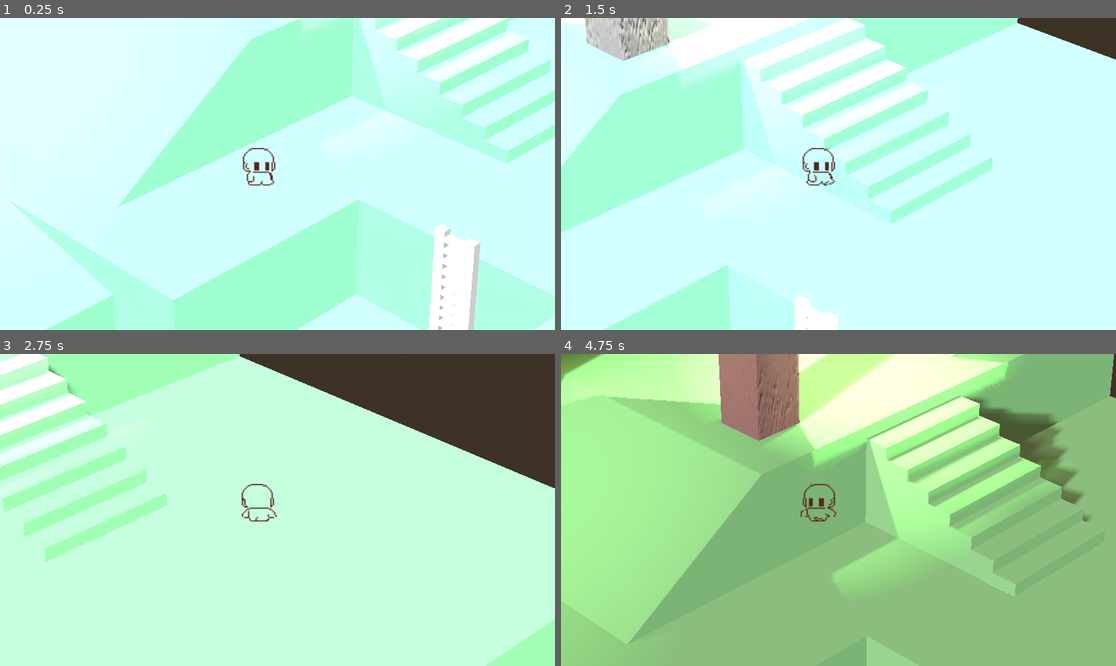
Above: before the commit, frames 1-4 (two rows, left to right).
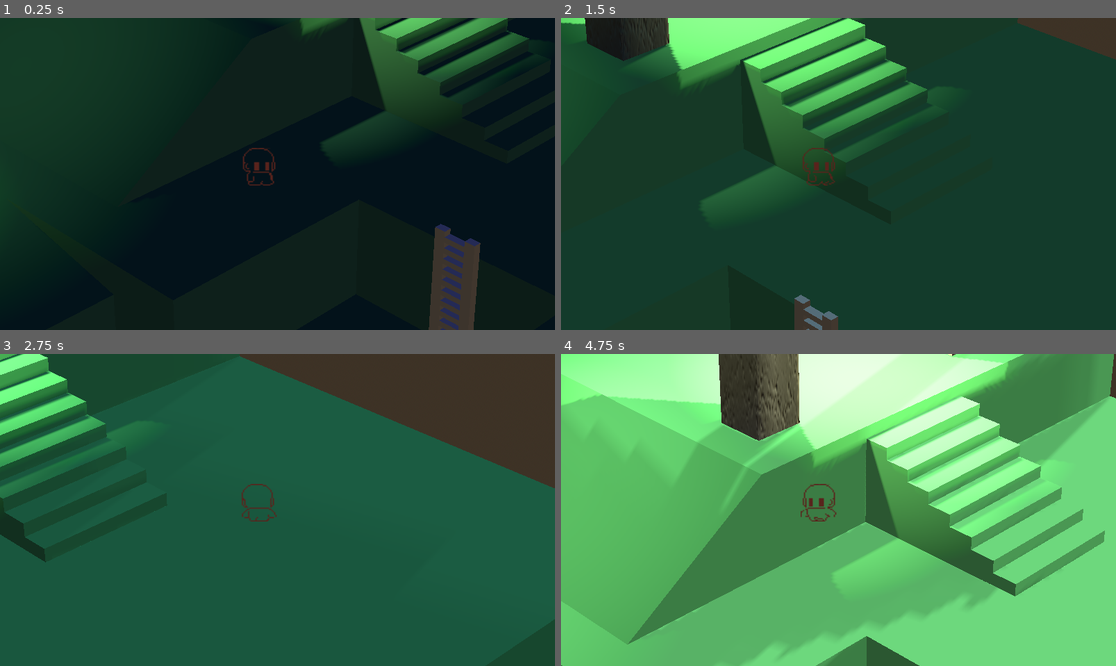
Above: after the commit, the same moments.

Repository: NiJingzhe/Travellers
Game: Godot game, scene res://scenes/test_world.tscn
The game is run twice, just before and just after one commit, with the same random seed, the same clock (stepped at 60 frames per second) and the same inputs. The engine's default icon, where the game draws it, is replaced by a stand-in: a white triangle on a blue panel in a dark square.
Inputs:
- Up to frame 1 (0.25 s): no input
- Up to frame 2 (1.5 s): tap Enter (ui_accept) at 0.5, 0.77 s; hold D (walk_right) 0.53-1.28 s; hold S (walk_down) from 1.28 s (still down)
- Up to frame 3 (2.75 s): tap Enter (ui_accept) at 1.52 s; release S (walk_down) at 2.03 s; hold D (walk_right) from 2.03 s (still down)
- Up to frame 4 (4.75 s): release D (walk_right) at 2.78 s; hold W (walk_up) 2.78-3.53 s; tap Enter (ui_accept) at 3.02, 3.77, 4.52 s; hold A (walk_left) from 3.53 s (still down)

The runs differ from the first frame. In frame 1, 100% of the frame differs, in the area x 0-100%, y 0-100%; in frame 2, 99%; in frame 3, 88%; in frame 4, 99%.

Commit message:
进一步完善了昼夜更替视觉效果部分，并保存了一组常用曲线

Diff:
--- a/scenes/sun_system.tscn
+++ b/scenes/sun_system.tscn
@@ -1,37 +1,11 @@
-[gd_scene load_steps=8 format=3 uid="uid://7p7nnxrq2a1k"]
+[gd_scene load_steps=4 format=3 uid="uid://doqsjhvimdh2o"]
 
+[ext_resource type="Script" path="res://script/TimeSystem/SunSystem.gd" id="1_0u6f4"]
 [ext_resource type="Script" path="res://script/TimeSystem/ShadowCaster.gd" id="1_mdjbs"]
-[ext_resource type="Script" path="res://script/TimeSystem/sun_system.gd" id="1_prdnq"]
-[ext_resource type="Script" path="res://script/TimeSystem/TimeSystemVisualEffect.gd" id="2_yyxts"]
-
-[sub_resource type="Curve" id="Curve_8fcsj"]
-bake_resolution = 200
-_data = [Vector2(0.0762332, 0.178947), 0.0, 0.0, 0, 0, Vector2(0.237668, 0.242105), 0.0, 0.0, 0, 0, Vector2(0.497758, 1), 0.0, 0.0, 0, 0, Vector2(0.61435, 1), 0.0, 0.0, 0, 0, Vector2(0.878924, 0.189474), 0.0, 0.0, 0, 0, Vector2(1, 0.168421), 0.0, 0.0, 0, 0]
-point_count = 6
-
-[sub_resource type="Curve" id="Curve_usimw"]
-min_value = -180.0
-max_value = 180.0
-_data = [Vector2(0, -180), 0.0, 0.0, 0, 0, Vector2(0.25, -90), 0.0, 0.0, 0, 0, Vector2(0.5, -20), 0.0, 0.0, 0, 0, Vector2(0.75, 90), 0.0, 0.0, 0, 0, Vector2(1, 180), 0.0, 0.0, 0, 0]
-point_count = 5
-
-[sub_resource type="Curve" id="Curve_npf70"]
-_data = [Vector2(0, 1), 0.0, 0.0716755, 0, 0, Vector2(1e-05, 1), 0.0, 0.0, 0, 0, Vector2(0.255605, 0.621053), -4.2805, -4.2805, 0, 0, Vector2(0.515695, 0.2), 0.0266749, 0.0266749, 0, 0, Vector2(1, 0.2), 0.0, 0.0, 0, 0]
-point_count = 5
-
-[sub_resource type="Curve" id="Curve_ehxch"]
-_data = [Vector2(0, 0), 0.0, 0.0, 0, 0, Vector2(0.224215, 0), 0.0, 0.0, 0, 0, Vector2(0.493274, 0.715789), 1.51443, 1.51443, 0, 0, Vector2(1, 1), 0.0, 0.0, 0, 0]
-point_count = 4
+[ext_resource type="Script" path="res://script/TimeSystem/ColorLight.gd" id="3_sho2e"]
 
 [node name="SunSystem" type="Node3D"]
-script = ExtResource("1_prdnq")
-energy_curve = SubResource("Curve_8fcsj")
-dawntime_color = Color(0.341176, 0.443137, 0.517647, 1)
-dusktime_color = Color(0.854902, 0.376471, 0.337255, 1)
-time_of_whole_day = 20.0
-angle_curve = SubResource("Curve_usimw")
-shadow_blur_curve = SubResource("Curve_npf70")
-shadow_transparency_curve = SubResource("Curve_ehxch")
+script = ExtResource("1_0u6f4")
 
 [node name="Timer" type="Timer" parent="."]
 wait_time = 0.1
@@ -49,10 +23,10 @@
 script = ExtResource("1_mdjbs")
 
 [node name="Sun" type="DirectionalLight3D" parent="."]
-transform = Transform3D(0.965926, -0.183013, 0.183013, 0, 0.707107, 0.707107, -0.258819, -0.683013, 0.683013, 0, 11, 0)
+transform = Transform3D(-0.000294249, -0.999985, -0.00546315, -0.000297463, -0.00546306, 0.999985, -1, 0.00029587, -0.000295851, 0, 11, 0)
 shadow_normal_bias = 2.6
 shadow_reverse_cull_face = true
 shadow_blur = 0.2
-script = ExtResource("2_yyxts")
+script = ExtResource("3_sho2e")
 
 [connection signal="timeout" from="Timer" to="." method="_on_timer_timeout"]
--- a/scenes/test_world.tscn
+++ b/scenes/test_world.tscn
@@ -1,10 +1,14 @@
-[gd_scene load_steps=11 format=3 uid="uid://d1fhknnlbnafw"]
+[gd_scene load_steps=15 format=3 uid="uid://d1fhknnlbnafw"]
 
 [ext_resource type="PackedScene" uid="uid://6uqhlg6628o8" path="res://scenes/player.tscn" id="1_cpdod"]
-[ext_resource type="PackedScene" uid="uid://7p7nnxrq2a1k" path="res://scenes/sun_system.tscn" id="1_doesi"]
+[ext_resource type="PackedScene" uid="uid://doqsjhvimdh2o" path="res://scenes/sun_system.tscn" id="1_doesi"]
+[ext_resource type="Curve" uid="uid://7vrfdv24ehbh" path="res://script/TimeSystem/energy_curve.tres" id="2_4vq68"]
 [ext_resource type="PackedScene" uid="uid://doeosqkm7i4vl" path="res://model/map/test_map/test_map.tscn" id="2_i4py4"]
+[ext_resource type="Curve" uid="uid://bvhm0bb68xq47" path="res://script/TimeSystem/angle_curve.tres" id="3_2o55c"]
 [ext_resource type="Shader" uid="uid://k6erj4lpdfxr" path="res://shaders/pixelized/pixelized_method1.tres" id="3_xqvfx"]
 [ext_resource type="Texture2D" uid="uid://12qyvg0nh4o8" path="res://icon.svg" id="4_m1yiy"]
+[ext_resource type="Curve" uid="uid://5eyg5xflqcxm" path="res://script/TimeSystem/shadow_blur_curve.tres" id="4_nlnxd"]
+[ext_resource type="Curve" uid="uid://cvfr7pi2i0fmp" path="res://script/TimeSystem/shadow_transparency_curve.tres" id="5_0bpn4"]
 
 [sub_resource type="ProceduralSkyMaterial" id="ProceduralSkyMaterial_44m1t"]
 sky_energy_multiplier = 0.2
@@ -40,6 +44,16 @@
 camera_attributes = SubResource("CameraAttributesPractical_inn51")
 
 [node name="SunSystem" parent="." instance=ExtResource("1_doesi")]
+energy_curve = ExtResource("2_4vq68")
+angle_curve = ExtResource("3_2o55c")
+shadow_blur_curve = ExtResource("4_nlnxd")
+shadow_transparency_curve = ExtResource("5_0bpn4")
+dawntime_color = Color(0.52549, 0.654902, 0.709804, 1)
+daytime_color = Color(0.905882, 0.898039, 0.796078, 1)
+dusktime_color = Color(0.886275, 0.384314, 0.317647, 1)
+nighttime_color = Color(0.2, 0.2, 0.501961, 1)
+time_of_whole_day = 20.0
+game_time = 2.0
 
 [node name="Player" parent="." instance=ExtResource("1_cpdod")]
 transform = Transform3D(2, 0, 0, 0, 2, 0, 0, 0, 2, 1.07111, 1.32523, 0.883036)
--- a/script/TimeSystem/TimeSystemVisualEffect.gd
+++ b/script/TimeSystem/ColorLight.gd
@@ -11,7 +11,7 @@
 @onready var sun : DirectionalLight3D = self
 @onready var DAWN_START : float = 3.5
 @onready var DAY_START : float = 6.5
-@onready var DUSK_START : float = 17
+@onready var DUSK_START : float = 16.5
 @onready var NIGHT_START : float = 19.5
 
 
@@ -32,15 +32,15 @@
 	elif game_time > DAY_START and game_time <= get_mid_value(DAY_START, DUSK_START, 0.6):
 		sun.light_color = daytime_color
 	elif game_time > get_mid_value(DAY_START, DUSK_START, 0.6) and game_time <= DUSK_START:
-		sun.light_color = daytime_color.lerp(dusktime_color, get_weight(get_mid_value(DAY_START, DUSK_START, 0.7), DUSK_START, game_time))
+		sun.light_color = daytime_color.lerp(dusktime_color, get_weight(get_mid_value(DAY_START, DUSK_START, 0.6), DUSK_START, game_time))
 	elif game_time > DUSK_START and game_time <= get_mid_value(DUSK_START, NIGHT_START, 0.8):
 		sun.light_color = dusktime_color
 	elif game_time > get_mid_value(DUSK_START, NIGHT_START, 0.8) and game_time < NIGHT_START:
 		sun.light_color = dusktime_color.lerp(nighttime_color, get_weight(get_mid_value(DUSK_START, NIGHT_START, 0.8), NIGHT_START, game_time))
-	elif game_time > NIGHT_START or game_time <= 24:
+	elif game_time > NIGHT_START or game_time < 2:
 		sun.light_color = nighttime_color
 	elif game_time >= 2 and game_time <= DAWN_START:
-		sun.light_color = nighttime_color.lerp(dawntime_color, get_weight(0, DAWN_START, game_time))
+		sun.light_color = nighttime_color.lerp(dawntime_color, get_weight(2, DAWN_START, game_time))
 
 func get_mid_value(start:float, end:float, t:float) -> float:
 	return t * (end - start) + start
--- a/script/TimeSystem/ShadowCaster.gd
+++ b/script/TimeSystem/ShadowCaster.gd
@@ -6,6 +6,15 @@
 @onready var shadow_transparency_curve : Curve = root.shadow_transparency_curve
 @onready var game_time = root.game_time
 @onready var energy_curve : Curve = root.energy_curve
+@onready var dawntime_color : Color = root.dawntime_color
+@onready var daytime_color : Color = root.daytime_color
+@onready var dusktime_color : Color = root.dusktime_color
+@onready var nighttime_color : Color = root.nighttime_color
+@onready var time_of_whole_day : float = root.time_of_whole_day
+@onready var DAWN_START : float = 3.5
+@onready var DAY_START : float = 6.5
+@onready var DUSK_START : float = 16.5
+@onready var NIGHT_START : float = 19.5
 # Called when the node enters the scene tree for the first time.
 func _ready():
 	#angle_curve.bake()
@@ -28,3 +37,26 @@
 		self.shadow_enabled = false
 	else:
 		self.shadow_enabled = true
+
+	if game_time >= DAWN_START and game_time <= get_mid_value(DAWN_START, DAY_START, 0.6):
+		self.light_color = dawntime_color
+	elif game_time > get_mid_value(DAWN_START, DAY_START, 0.6) and game_time <= DAY_START:
+		self.light_color = dawntime_color.lerp(daytime_color, get_weight(get_mid_value(DAWN_START, DAY_START, 0.6), DAY_START, game_time))
+	elif game_time > DAY_START and game_time <= get_mid_value(DAY_START, DUSK_START, 0.6):
+		self.light_color = daytime_color
+	elif game_time > get_mid_value(DAY_START, DUSK_START, 0.6) and game_time <= DUSK_START:
+		self.light_color = daytime_color.lerp(dusktime_color, get_weight(get_mid_value(DAY_START, DUSK_START, 0.6), DUSK_START, game_time))
+	elif game_time > DUSK_START and game_time <= get_mid_value(DUSK_START, NIGHT_START, 0.8):
+		self.light_color = dusktime_color
+	elif game_time > get_mid_value(DUSK_START, NIGHT_START, 0.8) and game_time < NIGHT_START:
+		self.light_color = dusktime_color.lerp(nighttime_color, get_weight(get_mid_value(DUSK_START, NIGHT_START, 0.8), NIGHT_START, game_time))
+	elif game_time > NIGHT_START or game_time < 2:
+		self.light_color = nighttime_color
+	elif game_time >= 2 and game_time <= DAWN_START:
+		self.light_color = nighttime_color.lerp(dawntime_color, get_weight(2, DAWN_START, game_time))
+
+func get_mid_value(start:float, end:float, t:float) -> float:
+	return t * (end - start) + start
+
+func get_weight(start:float, end:float, mid_val:float) -> float:
+	return (mid_val - start) / (end - start)
--- a/script/TimeSystem/sun_system.gd
+++ b/script/TimeSystem/SunSystem.gd
@@ -2,16 +2,25 @@
 extends Node3D
 class_name SunSystem
 
+#Energy Curve是light_energy关于game_time的函数，横坐标0-1对应game_time的0-24
+
+#Shadow Blur Curve和Shadow Transparency Curve是阴影的模糊程度和透明度关于光强的函数
+
+#Angle Curve比较特殊，虽然也是太阳角度关于game_time的函数，但是为了正确的处理间断点，
+#整体曲线向左平移了0.25，即6 hours，这是为了让间断点产生在曲线边界，
+#即其横坐标0-0.75对应的是game_time的6-24，0.75-1对应game_time的0-6，自定义曲线时要注意这点
+
 @export var energy_curve : Curve
+@export var angle_curve : Curve      #整体向左侧平移了0.25个循环
+@export var shadow_blur_curve : Curve
+@export var shadow_transparency_curve : Curve
 @export var dawntime_color : Color = Color(0,0,0,1)
 @export var daytime_color : Color = Color(1, 1, 1, 1)
 @export var dusktime_color : Color = Color(0,0,0,1)
 @export var nighttime_color : Color = Color(0.2, 0.2, 0.5, 1)
 @export var time_of_whole_day : float
 @export var game_time : float = 12.0
-@export var angle_curve : Curve      #整体向左侧平移了0.25个循环
-@export var shadow_blur_curve : Curve
-@export var shadow_transparency_curve : Curve
+
 
 
 # Called when the node enters the scene tree for the first time.
--- /dev/null
+++ b/script/TimeSystem/angle_curve.tres
@@ -0,0 +1,7 @@
+[gd_resource type="Curve" format=3 uid="uid://bvhm0bb68xq47"]
+
+[resource]
+min_value = -180.0
+max_value = 180.0
+_data = [Vector2(0, -180), 0.0, 0.0, 0, 0, Vector2(0.25, -90), 0.0, 0.5, 0, 0, Vector2(0.496667, -47.3684), 0.0, 0.0, 0, 0, Vector2(0.75, 90), 0.0, 0.0, 0, 0, Vector2(1, 180), 0.0, 0.0, 0, 0]
+point_count = 5
--- a/script/TimeSystem/dayLightRotate.gd
+++ /dev/null
@@ -1,7 +0,0 @@
-extends DirectionalLight3D
-
-@export var energy_curve : Curve
-@export var dawntime_color : Color = Color(0,0,0,1)
-@export var daytime_color : Color = Color(1, 1, 1, 1)
-@export var dusktime_color : Color = Color(0,0,0,1)
-@export var nighttime_color : Color = Color(0.2, 0.2, 0.5, 1)
--- /dev/null
+++ b/script/TimeSystem/energy_curve.tres
@@ -0,0 +1,5 @@
+[gd_resource type="Curve" format=3 uid="uid://7vrfdv24ehbh"]
+
+[resource]
+_data = [Vector2(0, 0.157895), 0.0, 0.0, 0, 0, Vector2(0.253333, 0.242105), 0.0, 0.0, 0, 0, Vector2(0.443333, 1), 0.0, 0.0, 0, 0, Vector2(0.613333, 1), 0.0, 0.0, 0, 0, Vector2(0.743333, 0.410526), 0.0, 0.0, 0, 0, Vector2(0.876667, 0.136842), 0.0, 0.0, 0, 0]
+point_count = 6
--- /dev/null
+++ b/script/TimeSystem/shadow_blur_curve.tres
@@ -0,0 +1,5 @@
+[gd_resource type="Curve" format=3 uid="uid://5eyg5xflqcxm"]
+
+[resource]
+_data = [Vector2(0, 1), 0.0, -0.116959, 0, 0, Vector2(0.253333, 0.694737), -3.88664, -3.88664, 0, 0, Vector2(0.516667, 0.357895), -0.607288, -0.607288, 0, 0, Vector2(1, 0.2), 0.0, 0.0, 0, 0]
+point_count = 4
--- /dev/null
+++ b/script/TimeSystem/shadow_transparency_curve.tres
@@ -0,0 +1,5 @@
+[gd_resource type="Curve" format=3 uid="uid://cvfr7pi2i0fmp"]
+
+[resource]
+_data = [Vector2(0, 0), 0.0, 0.0, 0, 0, Vector2(0.503333, 0.684211), 1.66205, 1.66205, 0, 0, Vector2(1, 1), 0.0, 0.0, 0, 0]
+point_count = 3
--- a/shaders/pixelized/pixelized_method1.tres
+++ b/shaders/pixelized/pixelized_method1.tres
@@ -11,7 +11,7 @@
 max = 512.0
 step = 2.0
 default_value_enabled = true
-default_value = 8.0
+default_value = 200.0
 
 [sub_resource type="VisualShaderNodeVectorOp" id="VisualShaderNodeVectorOp_bewms"]
 output_port_for_preview = 0
@@ -32,14 +32,15 @@
 operator = 3
 
 [sub_resource type="VisualShaderNodeTexture" id="VisualShaderNodeTexture_ypfmw"]
-source = 1
+output_port_for_preview = 0
+expanded_output_ports = [0]
 
 [resource]
 code = "shader_type canvas_item;
 render_mode blend_mix;
 
-uniform float pixelRate : hint_range(0, 512, 2) = 8;
-uniform sampler2D screen_tex_frg_7 : hint_screen_texture;
+uniform float pixelRate : hint_range(0, 512, 2) = 200;
+uniform sampler2D tex_frg_7;
 
 
 
@@ -64,9 +65,8 @@
 	vec2 n_out6p0 = n_out5p0 / vec2(n_out3p0);
 
 
-	vec4 n_out7p0;
 // Texture2D:7
-	n_out7p0 = texture(screen_tex_frg_7, n_out6p0);
+	vec4 n_out7p0 = texture(tex_frg_7, n_out6p0);
 
 
 // Output:0
@@ -90,4 +90,4 @@
 nodes/fragment/6/position = Vector2(840, 220)
 nodes/fragment/7/node = SubResource("VisualShaderNodeTexture_ypfmw")
 nodes/fragment/7/position = Vector2(1134.93, 269.123)
-nodes/fragment/connections = PackedInt32Array(2, 0, 4, 0, 3, 0, 4, 1, 4, 0, 5, 0, 5, 0, 6, 0, 3, 0, 6, 1, 6, 0, 7, 0, 7, 0, 0, 0)
+nodes/fragment/connections = PackedInt32Array(3, 0, 4, 1, 4, 0, 5, 0, 5, 0, 6, 0, 3, 0, 6, 1, 2, 0, 4, 0, 6, 0, 7, 0, 7, 0, 0, 0)
Not shown, added: scenes/sun53DA.tmp
